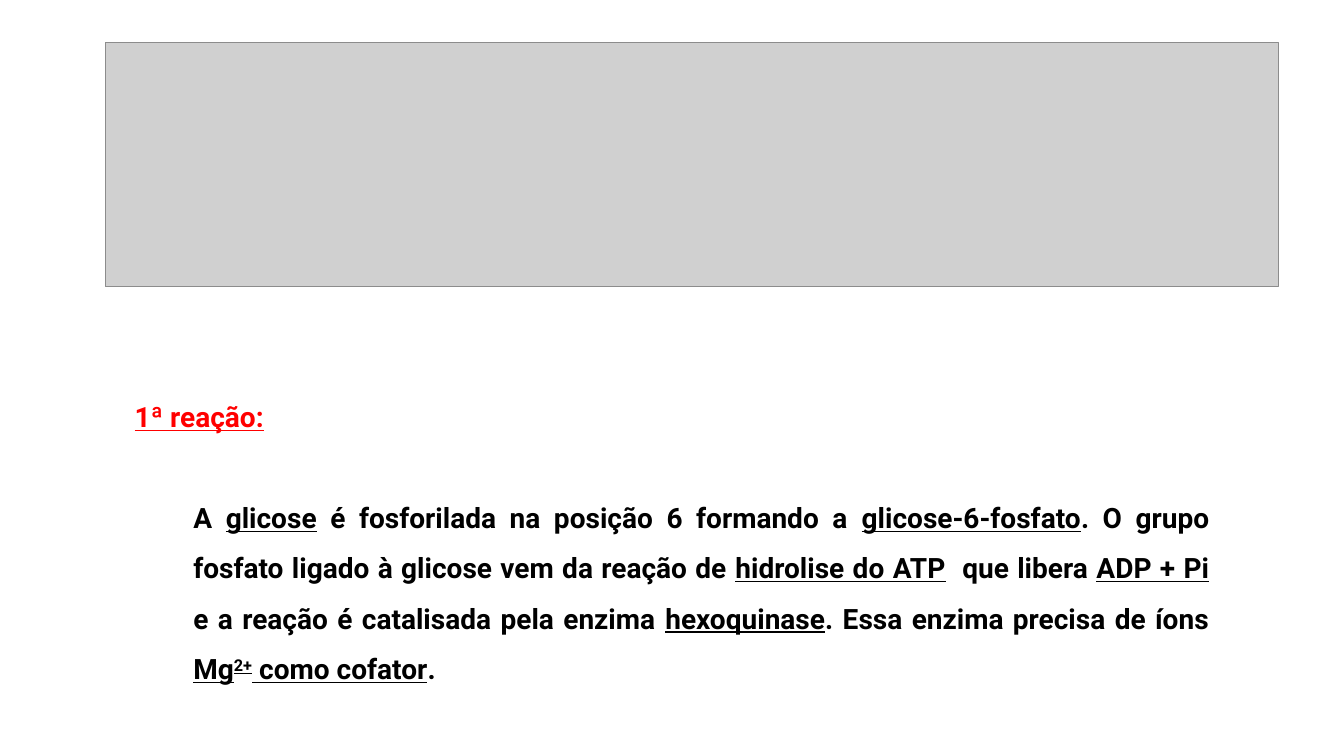
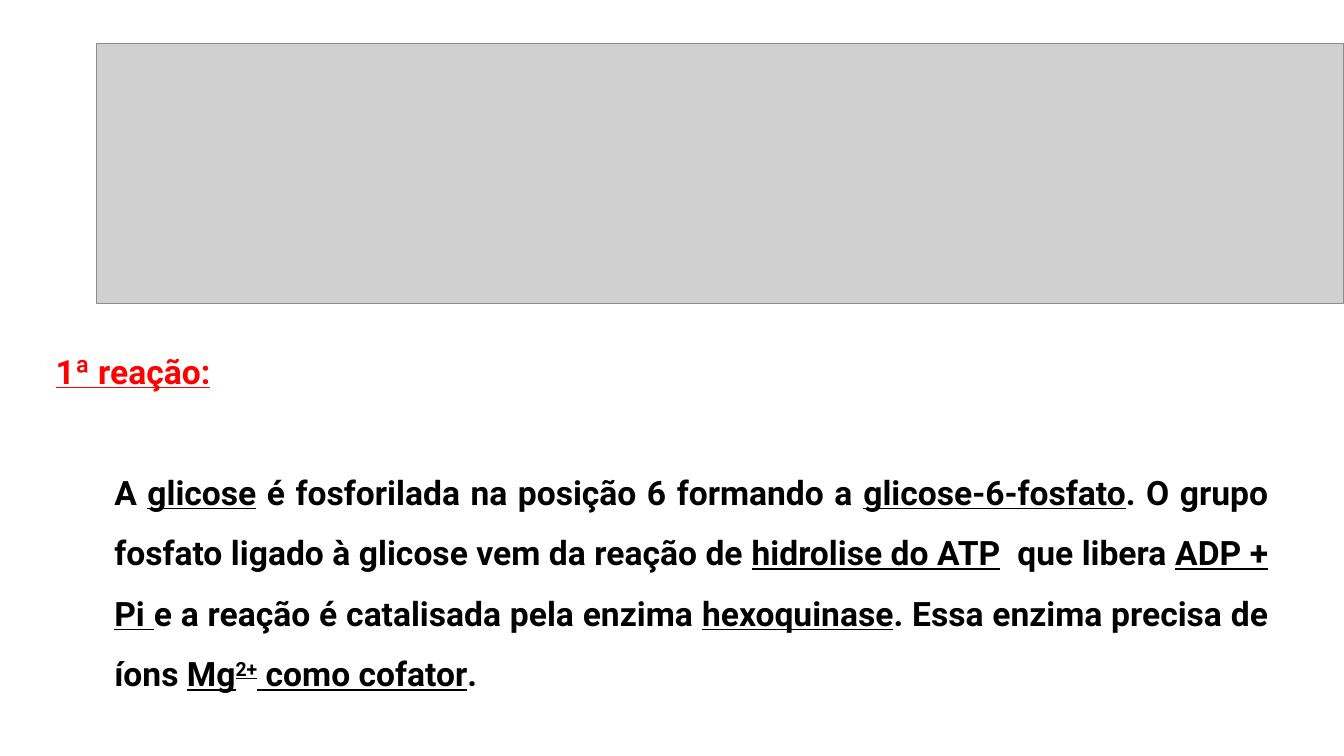
Before and after one commit to daniloasdotcom/Bioquimica-com-Danilo, a slide deck: slide 23 of static/aulas/glicolise.pptx. Drawn at 1344x756 pixels with LibreOffice and Linux fonts; fonts in the diff are those of the drawing; grey boxes stand for pictures. Boxes give left, top, right and bottom in pixels: in the first picture for what was removed or moved away, otherwise in the second. Text is boxed around its words. In the diff, an @@ line names an element or a change of style, - is before the commit and + after.

```diff
--- a/static/aulas/glicolise.pptx
+++ b/static/aulas/glicolise.pptx
@@ picture: place and size @@
-picture at box(105, 42, 1278, 286)
+picture at box(96, 43, 1344, 303)
@@ text "1ª reação:": place and size @@
-text "1ª reação:" at box(135, 406, 1210, 683)
+text "1ª reação:" at box(56, 359, 1268, 691)
@@ text "1ª reação:" at box(56, 359, 1268, 691): size 20 to 24 pt @@
```
Also in this commit, not shown: 18 other slides changed, 1 other file.
